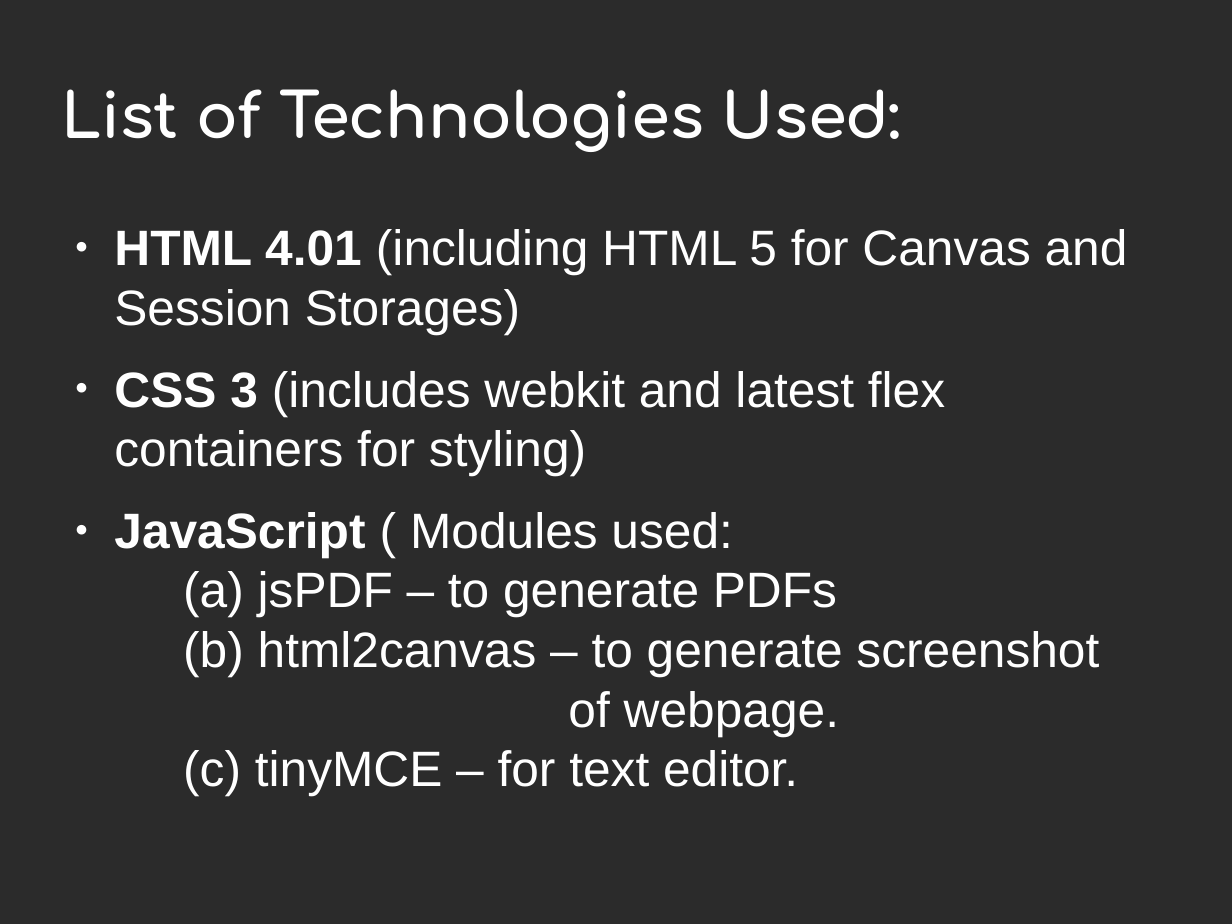
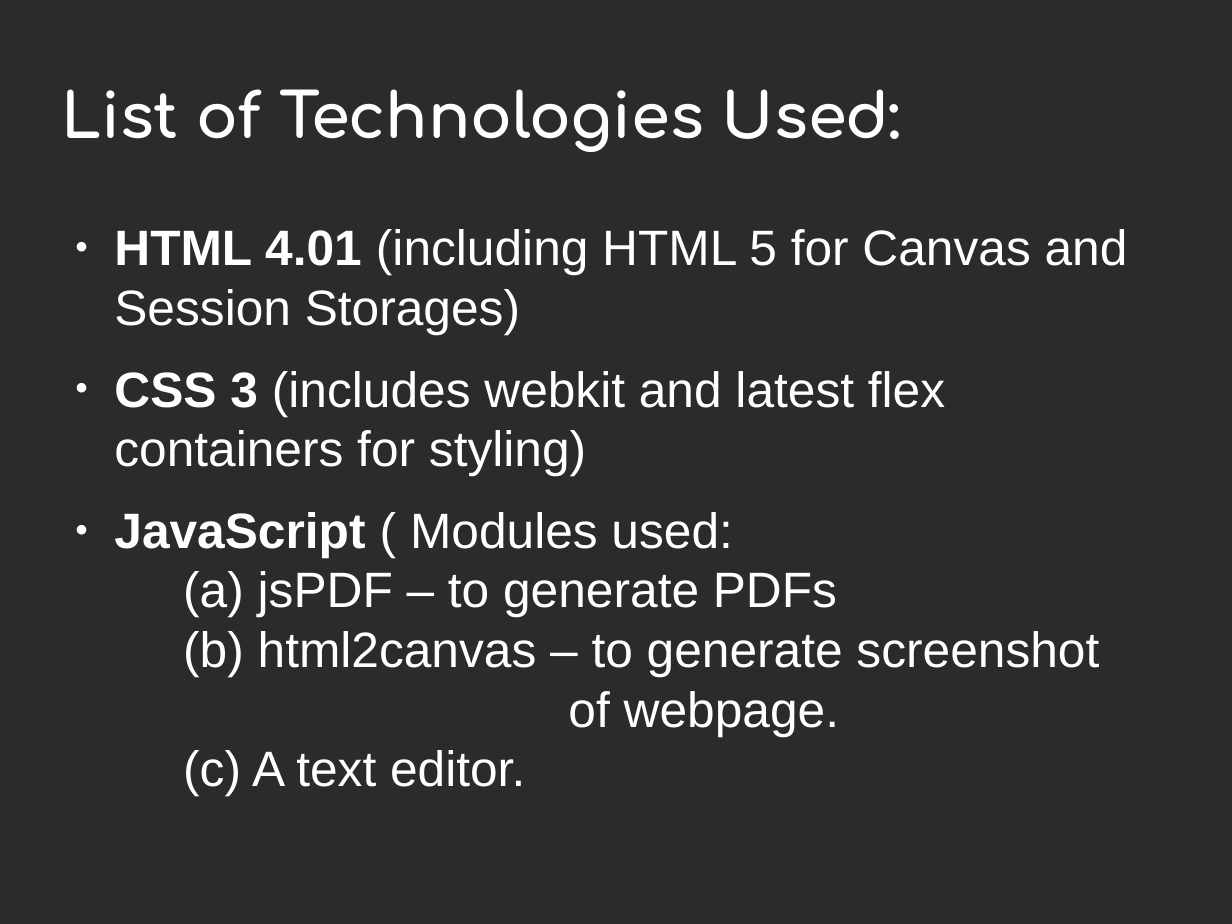
Before and after one commit to Rahul-RB/Build-My-Resume, a slide deck: slide 2 of PPT1.odp. Drawn at 1232x924 pixels with LibreOffice and Linux fonts; fonts in the diff are those of the drawing; background and template pictures are left out; a plain dark background stands for a picture behind light text. Boxes give left, top, right and bottom in pixels: in the first picture for what was removed or moved away, otherwise in the second. Text is boxed around its words. In the diff, an @@ line names an element or a change of style, - is before the commit and + after.

```diff
--- a/PPT1.odp
+++ b/PPT1.odp
@@ text at (114,512,1099,796): text changed @@
-● JavaScript ( Modules used:
-  (a) jsPDF – to generate PDFs
-  (b) html2canvas – to generate screenshot of webpage.
-  (c) tinyMCE – for text editor.
+● JavaScript ( Modules used:
+  (a) jsPDF – to generate PDFs
+  (b) html2canvas – to generate screenshot of webpage.
+  (c) A text editor.
```
Also in this commit, not shown: 1 other slide changed, 3 other files.
